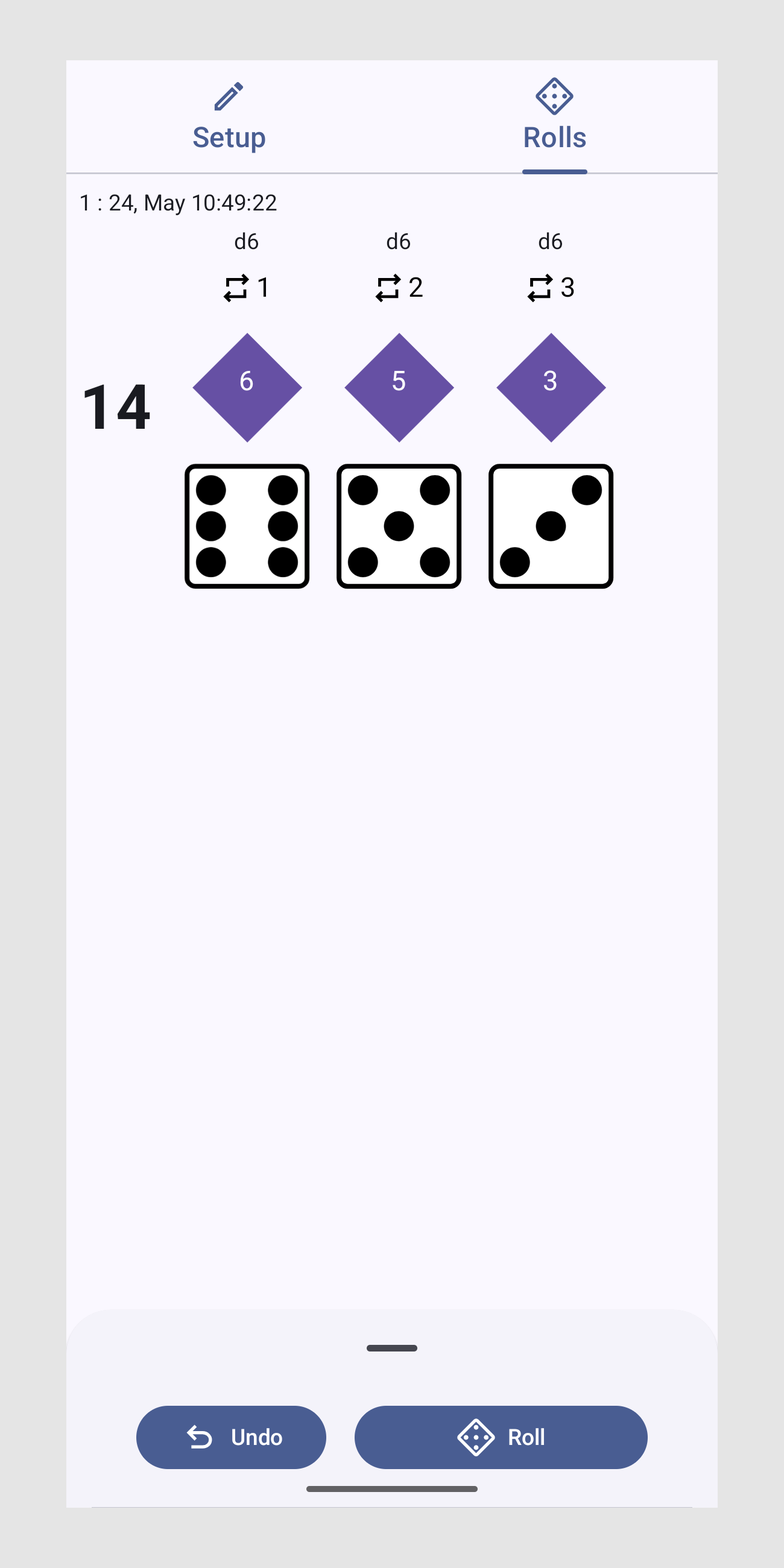
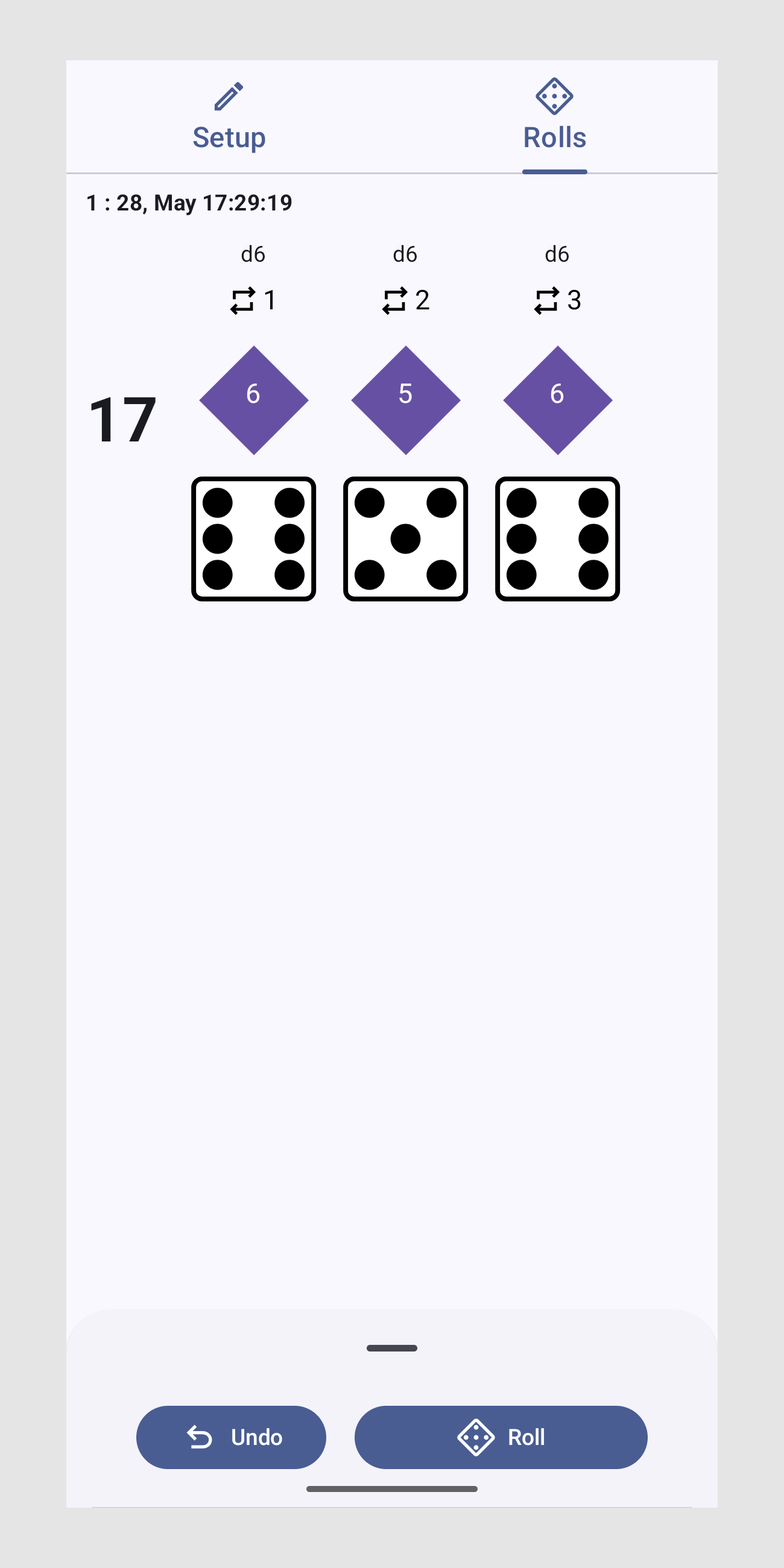
Layered file, before and after one edit (784 x 1568). Changes by layer:
painted on "8.png" over left=80, top=194, right=621, bottom=602